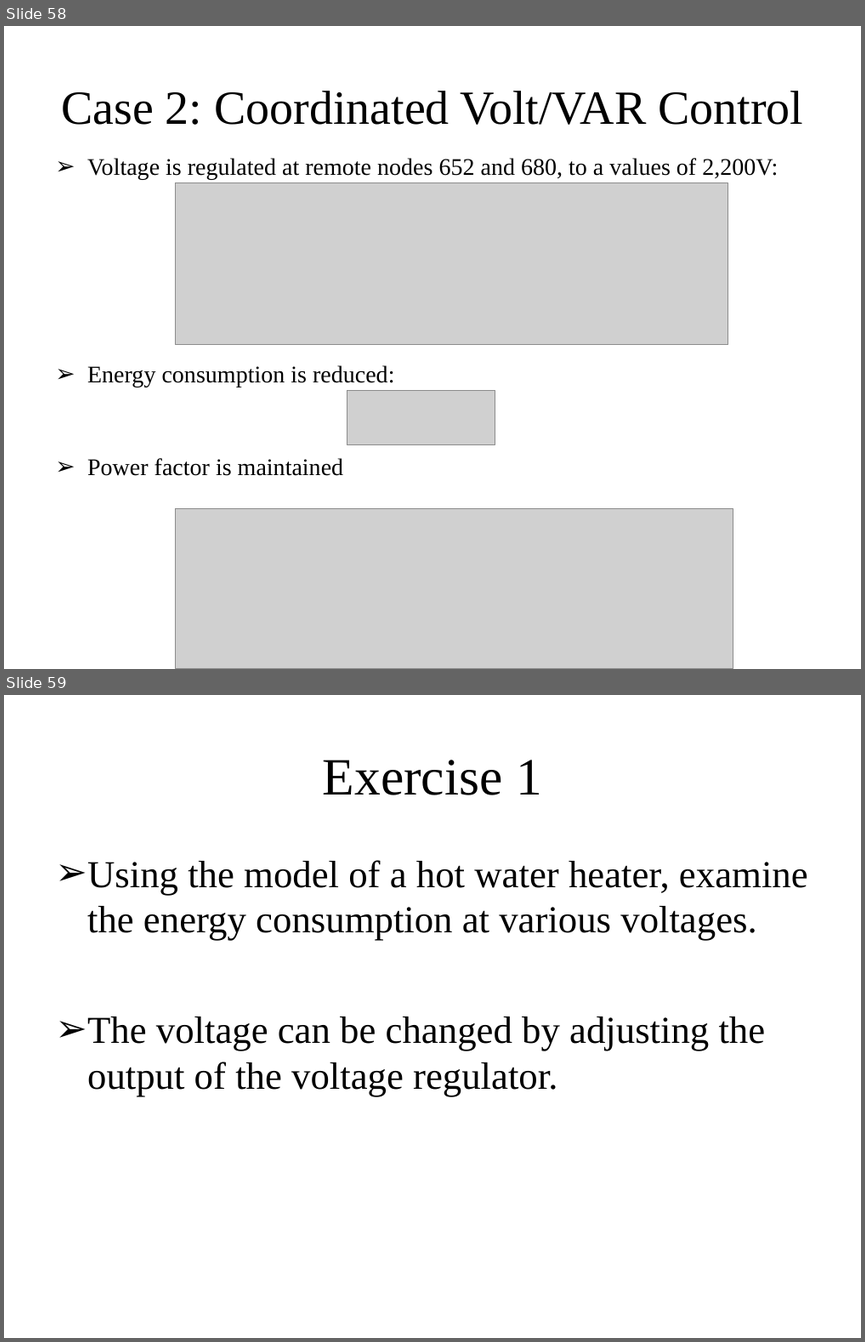
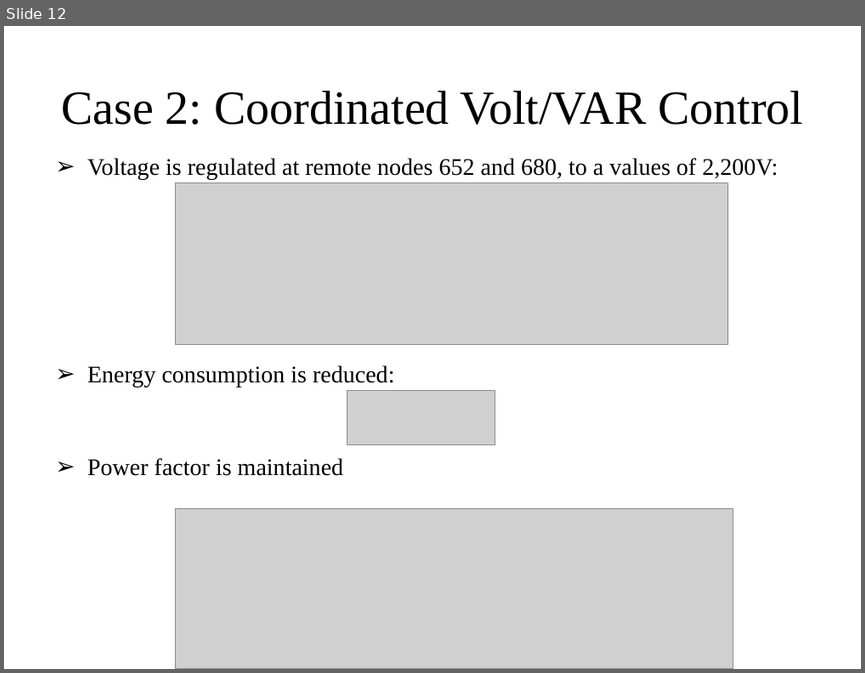
Before and after one commit to gridlab-d/course, a slide deck: Distribution_Analysis_Course/2.0 - CVR.ppt. Shown one above the other, each under a label of ours: slides 58 and 59 before the commit, slide 12 after it. The pictures are 865x1342 and 865x673 pixels, drawn with LibreOffice and Linux fonts; fonts in the diff are those of the drawing; grey boxes stand for pictures. Boxes give left, top, right and bottom in pixels: in the first picture for what was removed or moved away, otherwise in the second. Text is boxed around its words. In the diff, an @@ line names an element or a change of style, - is before the commit and + after.

```diff
--- a/Distribution_Analysis_Course/2.0 - CVR.ppt
+++ b/Distribution_Analysis_Course/2.0 - CVR.ppt
@@ slide 59 removed at bbox=[4, 695, 861, 1338], background #FFFFFF @@
@@ title removed at bbox=[323, 760, 542, 795] @@
-Exercise 1
@@ text removed at bbox=[87, 860, 808, 1097] @@
-➢ Using the model of a hot water heater, examine the energy consumption at various voltages.
-➢ The voltage can be changed by adjusting the output of the voltage regulator.
@@ what was slide 58 is now slide 12 @@
```
Also in this commit, not shown: 3 slides changed, 4 slides added, 2 other slides removed.
